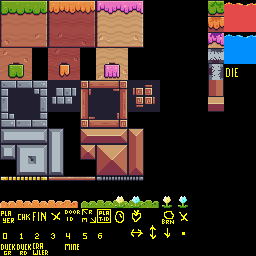
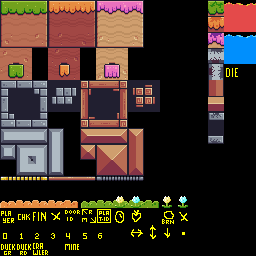
The second 256 x 256 image is a revision of the first. Changes to its layers:
painted on "temp_crack_lines" over [210, 113, 221, 143]
painted on "breakable" over [208, 112, 224, 144]
